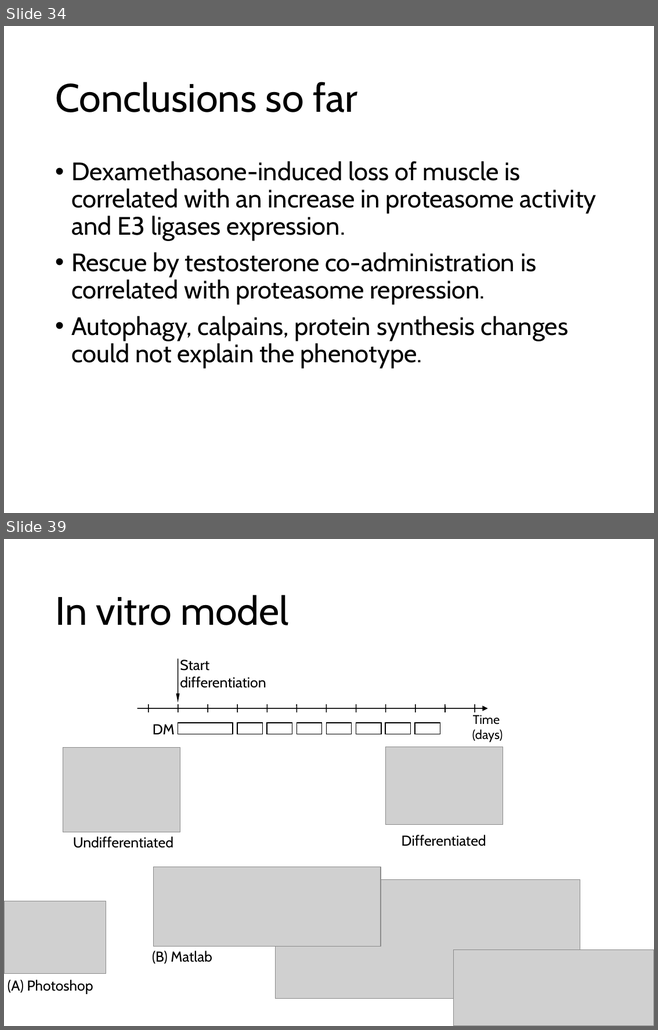
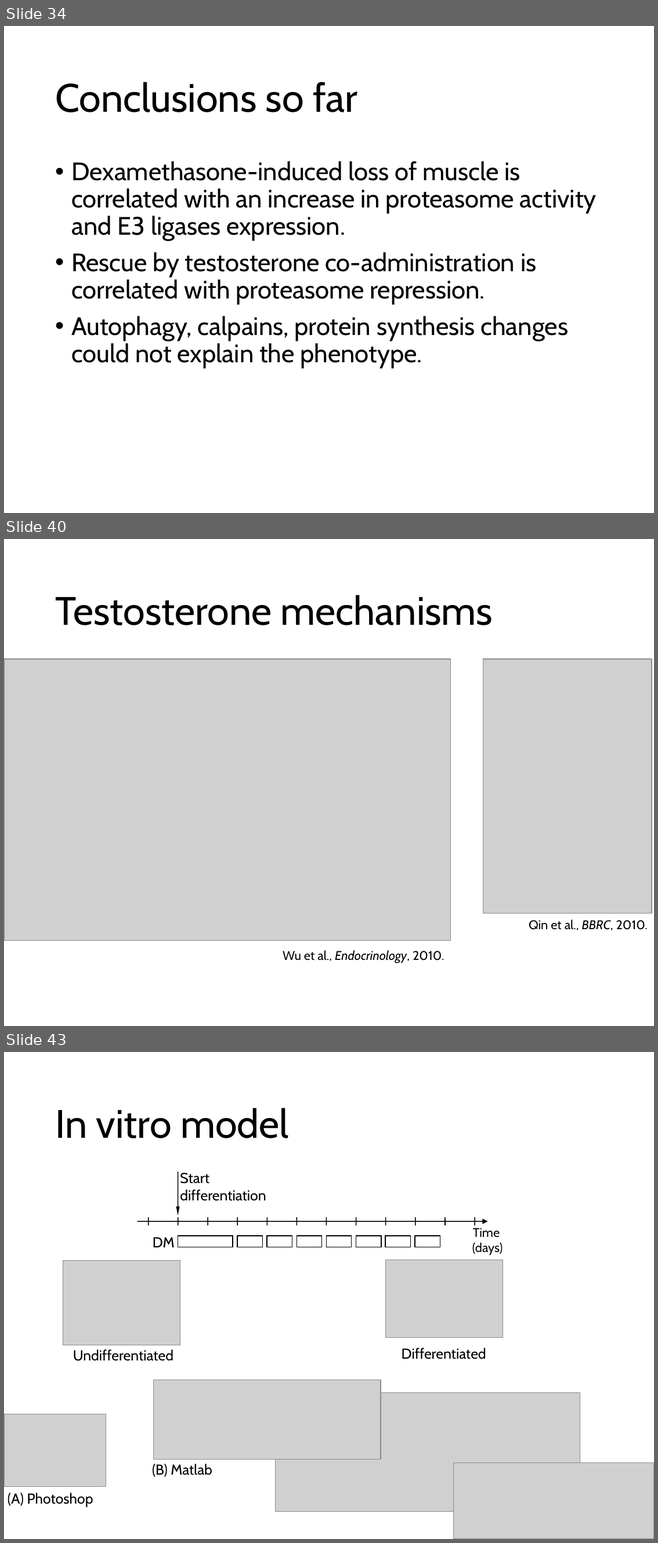
Before and after one commit to nvalexander/dissertation, a slide deck: defense.pptx. Shown one above the other, each under a label of ours: slides 34 and 39 before the commit, slides 34, 40 and 43 after it; the slides between them are not shown. The pictures are 658x1030 and 658x1543 pixels, drawn with LibreOffice and Linux fonts; fonts in the diff are those of the drawing; grey boxes stand for pictures. Boxes give left, top, right and bottom in pixels: in the first picture for what was removed or moved away, otherwise in the second. Text is boxed around its words. In the diff, an @@ line names an element or a change of style, - is before the commit and + after.

```diff
--- a/defense.pptx
+++ b/defense.pptx
@@ slide 40 added at [4, 539, 654, 1026], background #FFFFFF @@
@@ title added at [55, 595, 493, 625], 44 pt, text #000000 @@
+Testosterone mechanisms
@@ picture added at [4, 659, 450, 940] @@
@@ picture added at [482, 659, 651, 914] @@
@@ text added at [528, 919, 647, 931], 14 pt, text #000000 @@
+Qin et al., BBRC, 2010.
@@ text added at [282, 950, 444, 963], 14 pt, text #000000 @@
+Wu et al., Endocrinology, 2010.
@@ what was slide 39 is now slide 43 @@
```
Also in this commit, not shown: 4 slides changed, 3 other slides added.
